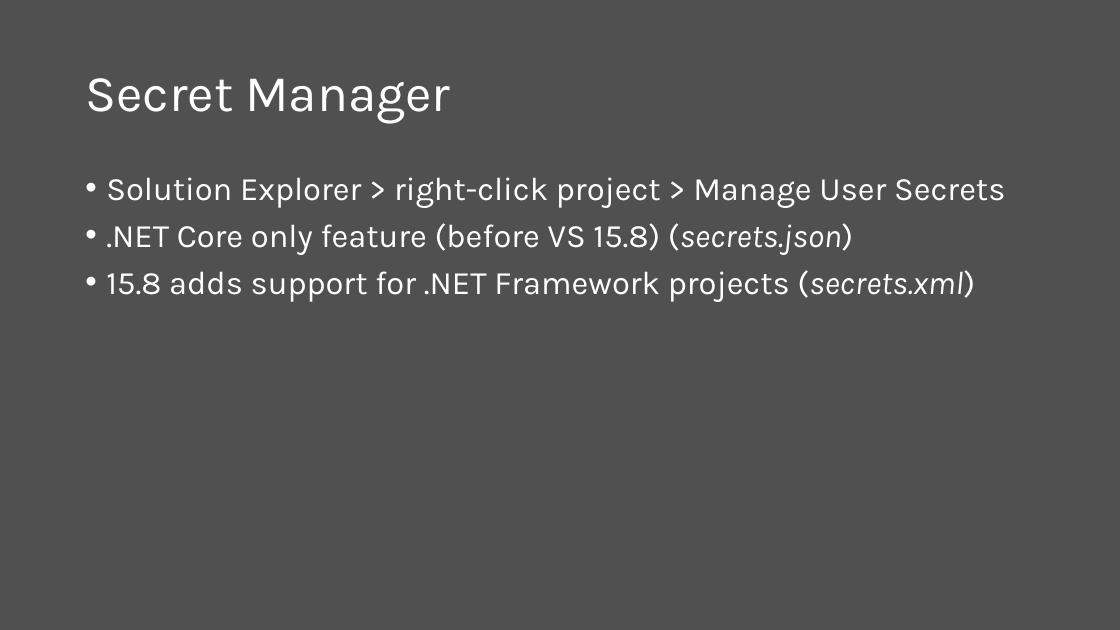
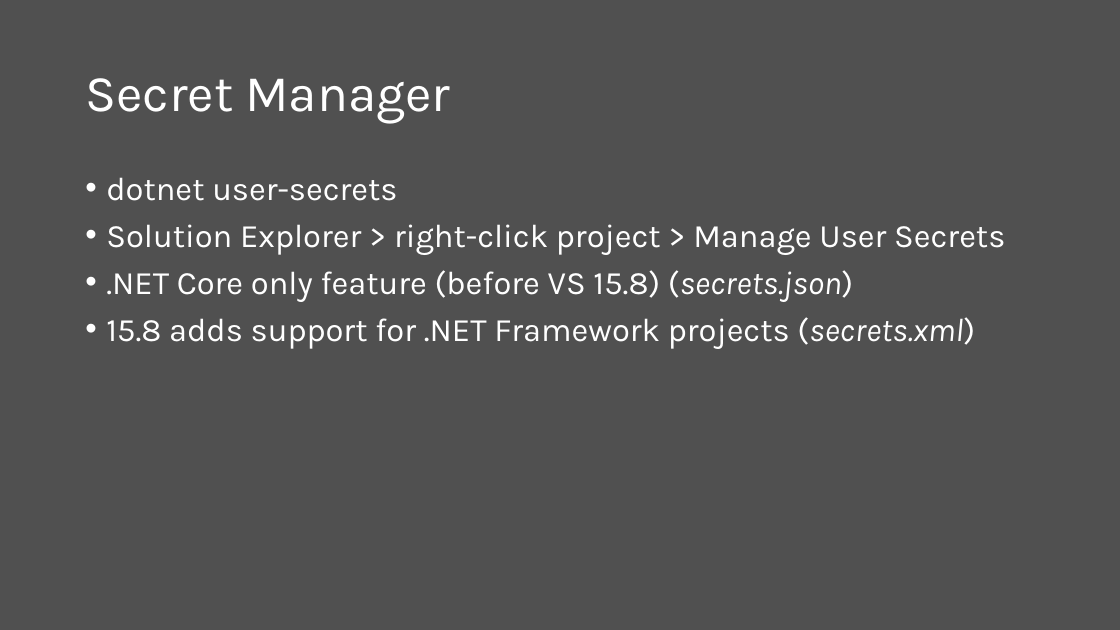
Before and after one commit to scottaddie/slide-decks, a slide deck: slide 8 of Protecting App Secrets.pptx. Drawn at 1120x630 pixels with LibreOffice and Linux fonts; fonts in the diff are those of the drawing. Boxes give left, top, right and bottom in pixels: in the first picture for what was removed or moved away, otherwise in the second. Text is boxed around its words. In the diff, an @@ line names an element or a change of style, - is before the commit and + after.

```diff
--- a/Protecting App Secrets.pptx
+++ b/Protecting App Secrets.pptx
@@ text at box(106, 177, 397, 201): paragraph added @@
+• dotnet user-secrets
```
Also in this commit, not shown: 3 other slides changed.
